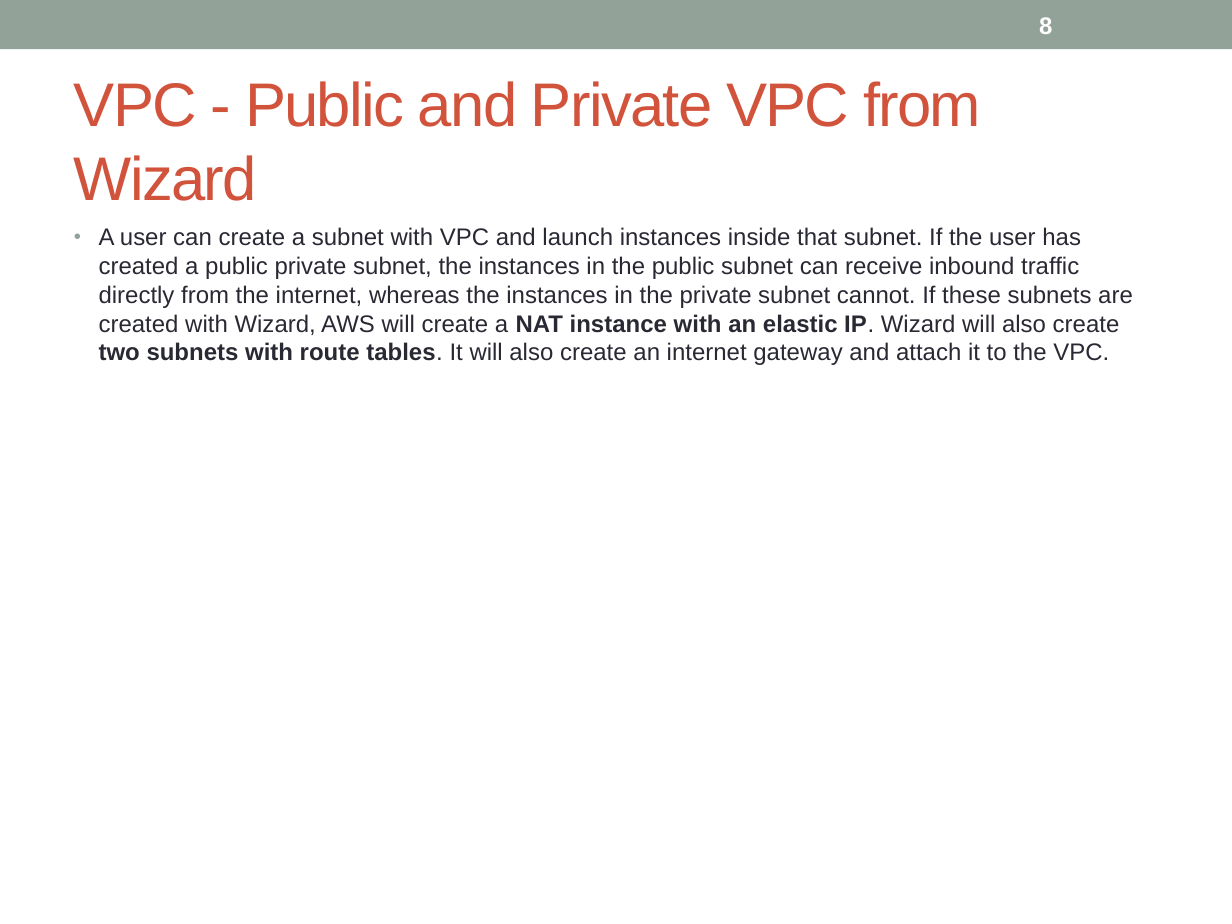
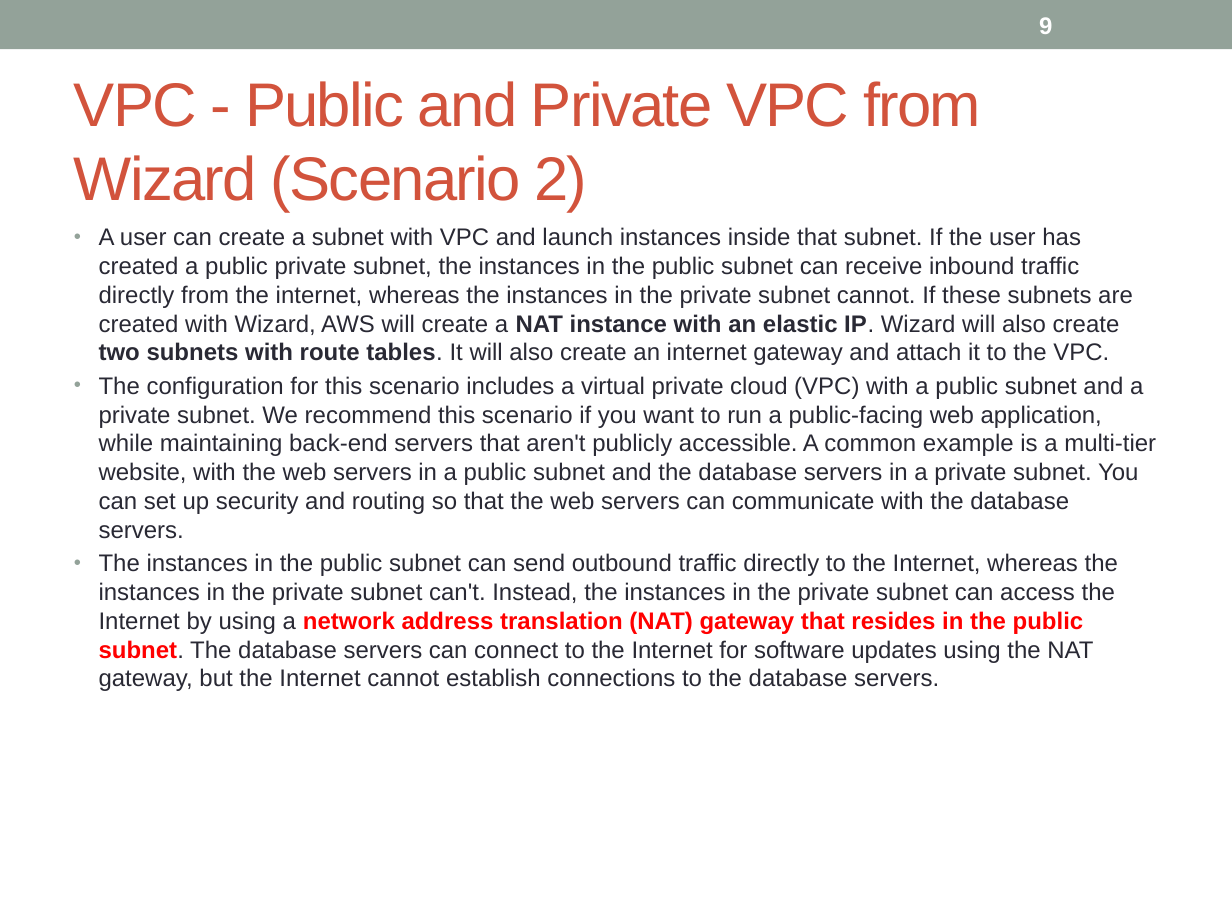
Before and after one commit to notionquest/ProjectDocumentation, a slide deck: slide 9 of AWS_Solution_Architect.pptx (slide 8 before the commit). Drawn at 1232x924 pixels with LibreOffice and Linux fonts; fonts in the diff are those of the drawing. Boxes give left, top, right and bottom in pixels: in the first picture for what was removed or moved away, otherwise in the second. Text is boxed around its words. In the diff, an @@ line names an element or a change of style, - is before the commit and + after.

Commit message:
direct connect

```diff
--- a/AWS_Solution_Architect.pptx
+++ b/AWS_Solution_Architect.pptx
@@ page number at <box>1039,17,1052,34</box>: text changed @@
-8
+9
@@ title at <box>74,81,981,211</box>: text changed @@
-VPC - Public and Private VPC from Wizard
+VPC - Public and Private VPC from Wizard (Scenario 2)
@@ text at <box>99,376,1156,691</box>: paragraphs added @@
+• The configuration for this scenario includes a virtual private cloud (VPC) with a public subnet and a private subnet. We recommend this scenario if you want to run a public-facing web application, while maintaining back-end servers that aren't publicly accessible. A common example is a multi-tier website, with the web servers in a public subnet and the database servers in a private subnet. You can set up security and routing so that the web servers can communicate with the database servers.
+• The instances in the public subnet can send outbound traffic directly to the Internet, whereas the instances in the private subnet can't. Instead, the instances in the private subnet can access the Internet by using a network address translation (NAT) gateway that resides in the public subnet. The database servers can connect to the Internet for software updates using the NAT gateway, but the Internet cannot establish connections to the database servers.
```
Also in this commit, not shown: 18 other slides changed, 19 slides added.
